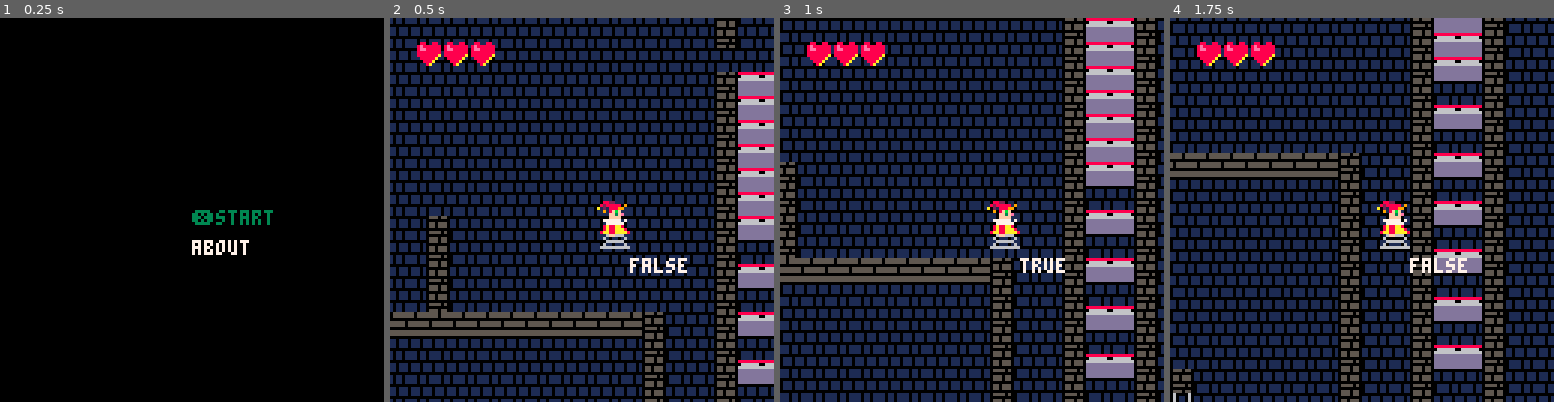
Above: before the commit, frames 1-4 (left to right).
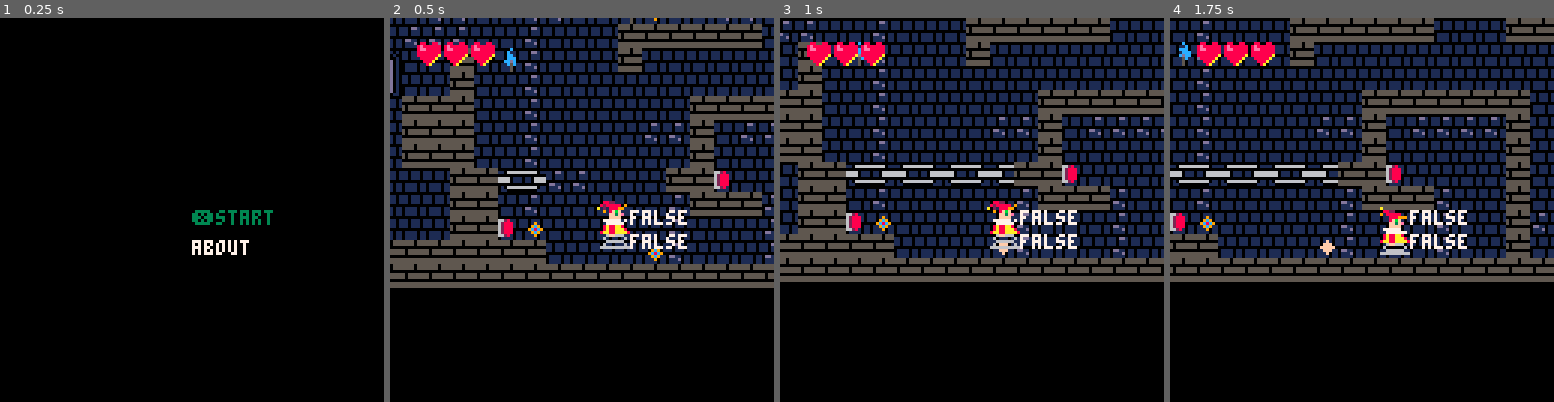
Above: after the commit, the same moments.

Repository: scorp66/pico
Game: PICO-8 cartridge jack_1_2.p8
Two runs of this game, one before a commit and one after it. Both use one fixed random seed, a clock stepped at 60 frames per second and the inputs below.
Inputs:
- Up to frame 1 (0.25 s): no input
- Up to frame 2 (0.5 s): tap X (X key) at 0.33 s
- Up to frame 3 (1 s): no input
- Up to frame 4 (1.75 s): tap X (X key) at 1.07 s

Frame 1 is identical in both runs. In frame 2, 44% of the frame differs, in the area x 0-100%, y 0-100%; in frame 3, 45%; in frame 4, 67%.

Commit message:
Цепи

Diff:
--- a/jack_1_2.p8
+++ b/jack_1_2.p8
@@ -8,8 +8,8 @@
 col = {} -- colide position
 max_colide_count = 2
 hero.hp = 3
-hero.x = 62*8
-hero.y = 21*8
+hero.x = 14*8
+hero.y = 60*8
 movement.x = hero.x
 movement.y = hero.y
 hero.sx = 1 -- speed
@@ -26,11 +26,14 @@
 speed = 5
 last = 0
 //music(0)
-b = 0
 
 
 torch_arr = find_torch_arr()
-point_zone = find_point_zone()
+point_zone = find_point_zone(0)
+button_zone = find_point_zone(4)
+chains_zone = find_point_zone(6)
+chains_ex()
+
 my_time=0
 mm_pos = 0
 mm_status = 0
@@ -112,13 +115,29 @@
 
 -->8
 --movement
+
 function key_control()
 
 --save zone
 col = dist_to_col(0,0,0)
 if col ~= nil then
-update_point(hero)
-end
+col = collide(0,0,0)
+update_point(col,point_zone,100,
+                    save_method)
+end
+
+
+--button zone
+col = dist_to_col(0,0,4)
+if col ~= nil then
+col = collide(0,0,4)
+update_point(col,button_zone,84,
+                  button_method)
+else
+action = true
+end
+
+update_chains()
 
 --thorns
 col = dist_to_col(0,0,2)
@@ -229,26 +248,111 @@
 -- checkers & updaters
 
 --save_zone★
-function update_point(obj)
-
-for i = 0, #point_zone, 1 do
-local pz_x = abs(flr(point_zone
-              [i].x-(obj.x/8)))
-local pz_y = abs(flr(point_zone
-              [i].y-(obj.y/8)))
-if pz_x < 2 and
-   pz_y < 2 then
-  off_points()
-  cur_point = i
-  point_zone[i].is_active = true
-  mset(point_zone[i].x,
-point_zone[i].y,100)
-else
-mset(point_zone[i].x,
-point_zone[i].y,101)
+function save_method(zone,i,blk)
+  off_points(point_zone,101)
+  zone[i].is_active = true
+  mset(zone[i].x,zone[i].y,blk)
+end
+
+--button_zone
+function button_method(zone,i,blk)
+
+if action then
+  action = false
+  zone[i].is_active =
+           not zone[i].is_active
+  ch = 0
+  chains_method()
+  mset(zone[i].x,zone[i].y,
+                zone[i].is_active
+                 and blk+1 or blk)
+
+end
+end
+
+--chains
+function chains_method()
+local n_b
+local c_b
+local j_siz
+
+ for i = 0, #chains_zone, 1 do
+ j_siz = #chains_zone[i].b
+  j = 0
+  while j <= j_siz do
+
+    n_b = chains_zone[i].b[j]
+    c_b = button_zone[n_b]
+
+   chains_zone[i].is_active =
+    c_b.is_active
+   j = c_b.is_active and j+1
+                      or j_siz+1
   end
  end
-
+end
+
+
+function update_chains()
+
+for i = 0, #chains_zone, 1 do
+
+if(not chains_zone[i].is_active) then
+   draw_chains(chains_zone[i],96,97)
+  else
+   draw_chains(chains_zone[i],68,68)
+  end
+end
+
+end
+
+ch = 0
+ch_time = 0
+function draw_chains(ch_obj,n,n2)
+local a
+local a1
+ch_time = ch_time >= 5 and 0
+                     or ch_time
+if (a==nil or (a and a1)) and
+              ch_time == 0 then
+a = not (is_b((ch_obj.x+ch)*8,ch_obj.y*8) ==2)
+a1 = not (is_b((ch_obj.x+ch+1)*8,ch_obj.y*8) ==2)
+mset(ch_obj.x+ch,ch_obj.y,n)
+if a1 then
+mset(ch_obj.x+ch+1,ch_obj.y,n2)
+end
+ch = (a and a1) and ch+2 or ch
+end
+ch_time+=1
+end
+
+function chains_ex()
+for i = 0, #chains_zone, 1 do
+chains_zone[i].b = {}
+for j = 0, #button_zone, 1 do
+if button_zone[j].x ==
+        chains_zone[i].x then
+chains_zone[i].b[j] = j
+end
+
+if button_zone[j].y ==
+        chains_zone[i].y then
+chains_zone[i].b[j] = j
+end
+
+end
+end
+end
+
+function update_point(col,pz,blk,method)
+
+for i = 0, #pz, 1 do
+if col ~= nil and
+   pz[i].x == col.x/8 and
+   pz[i].y == col.y/8 then
+    method(pz,i,blk)
+ end
+end
 end
 
 -- thorns
@@ -256,7 +360,7 @@
 -- save form
 
 function update_save_form()
-if save_form then
+if save_form and time_damage >= 0 then
 time_damage = flr(save_ef_speed*
      (second_save+last- time()))
  save_form = time_damage>= 0
@@ -320,11 +424,8 @@
 
 for i=0,1,1 do
  for j=0,1,1 do
-  if is_b(c.x+(8*i),c.y+(8*j),n)
+  if is_b2(c.x+(8*i),c.y+(8*j),n)
   then
-  //result.x= abs(c.x-hero.x+(8*i))-7-(8*xd)
-  //result.y= abs(c.y-hero.y+(8*j))-7
-
   result.x= c.x+(8*i)
   result.y= c.y+(8*j)
   return result
@@ -353,7 +454,12 @@
 return result
 end
 
-function is_b(x,y,n) -- is block
+function is_b(x,y) -- is block
+map_n = mget(x/8,y/8)
+return fget(map_n)
+end
+
+function is_b2(x,y,n) -- is block
 map_n = mget(x/8,y/8)
 return fget(map_n,n)
 end
@@ -375,7 +481,7 @@
  for x = 0,127 do
   for y = 0,63 do
 
-   if is_b(x*8,y*8,5) then
+   if is_b(x*8,y*8) == 32 then
     result[index*3-2] = x
     result[index*3-1] = y
     result[index*3] = flr(rnd(3))
@@ -420,14 +526,14 @@
 end
 
 
-function find_point_zone()
+function find_point_zone(flag)
 local result = {}
 m = 0
 for i = 0, 127,1 do
 
 for j = 0, 63,1 do
 
-if  fget(mget(i,j),0) then
+if  fget(mget(i,j),flag) then
 local examp = {}
 examp.x = i
 examp.y = j
@@ -443,13 +549,16 @@
 return result
 end
 
-function off_points()
-
-for i = 0, #point_zone, 1 do
-point_zone[i].is_active = false
-end
-
-end
+function off_points(pz,blk)
+
+for i = 0, #pz, 1 do
+pz[i].is_active = false
+mset(pz[i].x,pz[i].y,blk)
+end
+
+end
+
+
 
 
 -->8
@@ -483,13 +592,19 @@
 function level_draw()
 map(0,0,0,0,100,100)
 colx = dist_to_col(sgn(hero.sx),0,1)
-
-print(hero.on_flore,hero.x+16,hero.y+16)
-
-
-//if jump_s_b then
-//print(jump_s_b,
-//hero.x+16,hero.y+8) end
+ch_obj = chains_zone[0]
+print(chains_zone[0].is_active
+,hero.x+16,hero.y+8)
+print(button_zone[0].is_active
+,hero.x+16,hero.y)
+
+
+if yyy~=nil then
+print(yyy.x,
+hero.x+16,hero.y)
+print(yyy.y,
+hero.x+16,hero.y+8) end
+
 if time_damage%2 == 0 then
 pal(10,1)
 else
@@ -560,12 +675,12 @@
 555555550111d011010d0d0dd0d0d010011110110111501101115011011150110000000000000000000000000000000000000000000000000000000000000000
 5555555501111011010dd00dd00dd010011110110111501101115011011150110000000000000000000000000000000000000000000000000000000000000000
 0000000005550550010d000dd000d010000000000000000000000000000000000000000000000000000000000000000000000000000000000000000000000000
-1100110100000000010da0add000d010662811016628110100000000000000000000000000000000000000000000000000000000000000000000000000000000
-1107010105505550010d00dddd00d010628881016288810100000000000000000000000000000000000000000000000000000000000000000000000000000000
-1106010105505550010d0d0dd0d0d010628881016288810100000000000000000000000000000000000000000000000000000000000000000000000000000000
-0076600000000000010dd00dd00dd010628880006288800000000000000000000000000000000000000000000000000000000000000000000000000000000000
-0076601105555050010d000dd000d010628880116288801100000000000000000000000000000000000000000000000000000000000000000000000000000000
-0766660100000000010d000dd000d010662810116628101100000000000000000000000000000000000000000000000000000000000000000000000000000000
+1100110100000000010da0add000d010662811016281110100000000000000000000000000000000000000000000000000000000000000000000000000000000
+1107010105505550010d00dddd00d010628881012888110100000000000000000000000000000000000000000000000000000000000000000000000000000000
+1106010105505550010d0d0dd0d0d010628881012888110100000000000000000000000000000000000000000000000000000000000000000000000000000000
+0076600000000000010dd00dd00dd010628880002888100000000000000000000000000000000000000000000000000000000000000000000000000000000000
+0076601105555050010d000dd000d010628880112888101100000000000000000000000000000000000000000000000000000000000000000000000000000000
+0766660100000000010d000dd000d010662810116281101100000000000000000000000000000000000000000000000000000000000000000000000000000000
 06666601055505500110dddddddd0110011110110111101100000000000000000000000000000000000000000000000000000000000000000000000000000000
 00000000000000000666660000066000000000000000000000000000000000000000000000000000000000000000000000000000000000000000000000000000
 11066666666660110766660111066001110111011101110100000000000000000000000000000000000000000000000000000000000000000000000000000000
@@ -627,28 +742,28 @@
 04044444441414444444150415444444444444444444444444444444444444444444444444444444444444444444444444444444444444444444444444444444
 15040444244444141414444414444444040404040404444444040404040415444414444444151544144444444444444444144444444444444414144444154444
 44444444444414444444444415444444444444444444444444444444444444444444444444444444444444444444444444444444444444444444444444444444
-15040444244434444404446414444444044444444444444444444414444415444414144444141544444444441506160616061606160616061615444444154444
+15040444244434444404446414444444044444444444444444444414444415444414144444141544444444441544444444444444444444444415444444154444
 44444404040414144444243415444444444444444444444444444444444444444444444444444444444444444444444444444444444444444444444444444444
 15040444244435444404444414444444444444444444444444444444144415444414144444141544444414141505050505050505050505050515444444154444
 44444414444444141444253515444444444444444444444444444444444444444444444444444444444444444444444444444444444444444444444444444444
-15040444244444040404444414444444444444444444444444444444144444444414144444141544444404041504040404040404040404040415444444154444
+15040444244444040404444414444444444444040404040404044444144444444414144444141544444404041504040404040404040404040415444444154444
 44141414144414144454444415444444444444444444444444444444444444444444444444444444444444444444444444444444444444444444444444444444
-15040414144444040404444414444444441414144414141414444444441444444444144444141544444404041544f444f444f444f444f444f444441444154444
+15040414144444040404444414444444441414044414141414044444441444444444144444141544444404041544f444f444f444f444f444f444441444154444
 44444444441414440404040415444444444444444444444444444444444444444444444444444444444444444444444444444444444444444444444444444444
-15040414144444040404444414444444444444444444444444444444444444444444444444444414444444441544f444f444f444f444f444f444444444154444
+15040414144444040404444414444444444444044444444444044444444444444444444444444414444444441544f444f444f444f444f444f444444444154444
 44444404040404040404151515444444444444444444444444444444444444444444444444444444444444444444444444444444444444444444444444444400
-15040414444444444404044414141444444444444444444444444444444414444444144444444444444444441554f444f464f444f454f444f444444414150404
+15040414444444444404040614141444444404044544444444044444444414444444144444444444444444441554f444f464f444f454f444f444444414150404
 44444444151515151515151515444444444444444444444444444444444444444444444444444444444444444444444444444444444444444444444444444400
-15040414444444444404044414444444444444444444144444444444444414444444440444444444444444441544f444f444f444f444f444f444441444444444
+15040414444444444404044414444444444414040404144444044444444414444444440444444444444444441544f444f444f444f444f444f444441444444444
 14144444151515151515151515444444444444444444444444444444444444444444444444444444444444444444444444444444444444444444444444444400
-15040444444444444404045614444444444444444444144444441444444415040404444444040415040404041545f444f444f444f444f444f444444444144444
+15040444444444444404044556444444444414444444144444041444444415040404444444040415040404041544f444f444f444f444f444f444444444144444
 14444444151515151515444444444444444444444444444444444444444444444444444444444444444444444444444444444444444444444444444444444400
-15040404040404040404040404441444444444444444144444444404040415050505050505050515040404041544f444f405f444f405f444f456440404040404
+15040404040404040404040404444444445614444444144444044404040415050505050505050515040404041544f444f405f444f405f444f456440404040404
 04040404151515154444444444444444444444444444444444444444444444444444444444444444444444444444444444444444444444444444444444444400
 15040404040404040404040404040404040404040404040404040404040404040404040404040404040404040404040404040404040404040404040404040404
 04040404151515444444444444444444444444444444444444444444444444444444444444444444444444444444444444444444444444444444444444444400
 __gff__
-0000000000000000000000000000000000000000000000000000000000000000000000000000000000000000000000040000000000000000000000000000000202000000002020200000000000000000040200000000000000000000000000000202040200010000000000000000000008080002000000000000000000000000
+0000000000000000000000000000000000000000000000000000000000000000000000000000000000000000000000040000000000000000000000000000000202000000002020200000000000000000040200001010000000000000000000004242040200010000000000000000000008080002000000000000000000000000
 0000000000000000000000000000000000000000000000000000000000000000000000000000000000000000000000000000000000000000000000000000000000000000000000000000000000000000000000000000000000000000000000000000000000000000000000000000000000000000000000000000000000000000
 __map__
 4444444444444444444444444444444444444444444444444444444444444444444444444444444444444444444444444444444444444444444444444444444444444444444444444444444444444444444444444444444444444444444444444444444444444444444444444444444444444444444444444444444444444444
